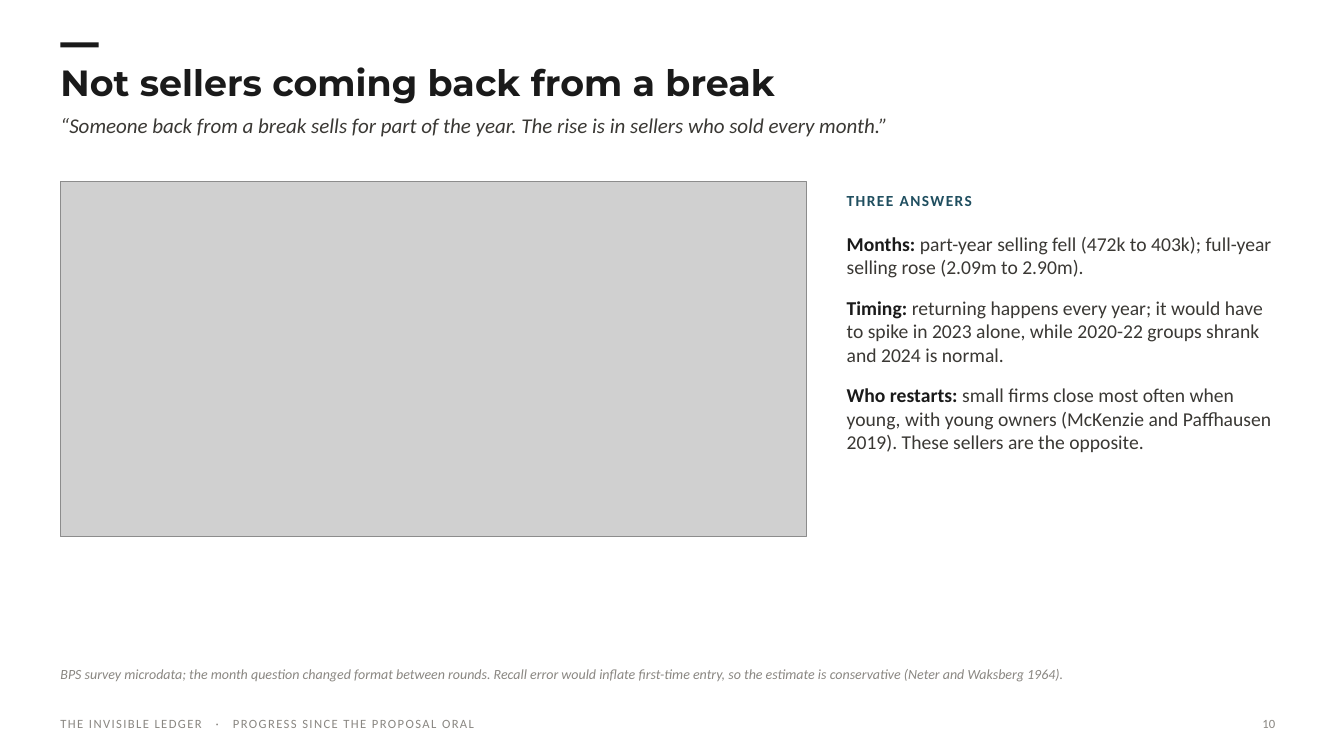
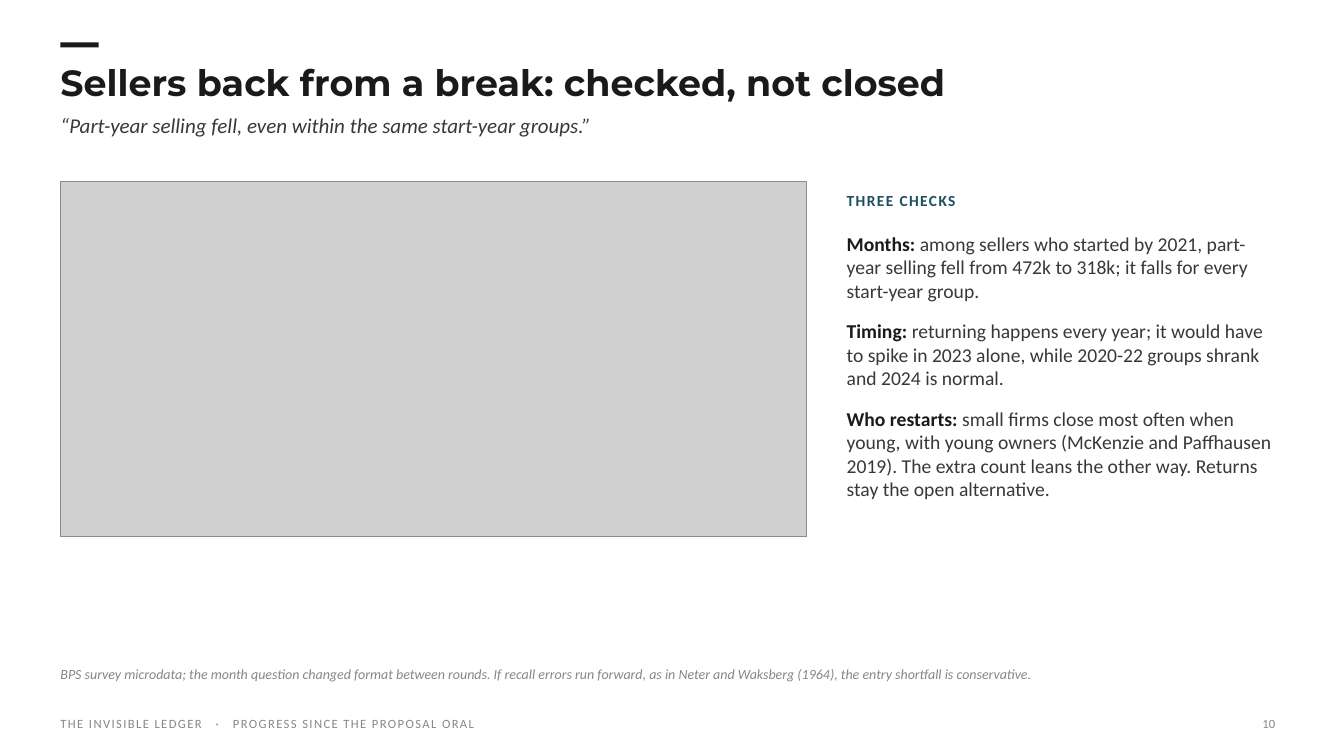
Before and after one commit to Spectating101/Invisible-ledger, a slide deck: slide 10 of research/option_space_2026-10-01/deck/IL_Progress_Update_2026-10-09.pptx. Drawn at 1344x756 pixels with LibreOffice and Linux fonts; fonts in the diff are those of the drawing; grey boxes stand for pictures; background and template pictures are left out. Boxes give left, top, right and bottom in pixels: in the first picture for what was removed or moved away, otherwise in the second. Text is boxed around its words. In the diff, an @@ line names an element or a change of style, - is before the commit and + after.

```diff
--- a/research/option_space_2026-10-01/deck/IL_Progress_Update_2026-10-09.pptx
+++ b/research/option_space_2026-10-01/deck/IL_Progress_Update_2026-10-09.pptx
@@ title at [60, 68, 945, 102]: text changed @@
-Not sellers coming back from a break
+Sellers back from a break: checked, not closed
@@ text at [60, 118, 591, 137]: text changed @@
-“Someone back from a break sells for part of the year. The rise is in sellers who sold every month.”
+“Part-year selling fell, even within the same start-year groups.”
@@ text at [847, 196, 956, 206]: text changed @@
-THREE ANSWERS
+THREE CHECKS
@@ text at [847, 237, 1248, 302]: text changed @@
-Months: part-year selling fell (472k to 403k); full-year selling rose (2.09m to 2.90m).
+Months: among sellers who started by 2021, part-year selling fell from 472k to 318k; it falls for every start-year group.
@@ text at [847, 412, 1271, 499]: text changed @@
-Who restarts: small firms close most often when young, with young owners (McKenzie and Paffhausen 2019). These sellers are the opposite.
+Who restarts: small firms close most often when young, with young owners (McKenzie and Paffhausen 2019). The extra count leans the other way. Returns stay the open alternative.
@@ text at [60, 669, 1032, 682]: text changed @@
-BPS survey microdata; the month question changed format between rounds. Recall error would inflate first-time entry, so the estimate is conservative (Neter and Waksberg 1964).
+BPS survey microdata; the month question changed format between rounds. If recall errors run forward, as in Neter and Waksberg (1964), the entry shortfall is conservative.
```
Also in this commit, not shown: 6 other slides changed, 21 other files.
